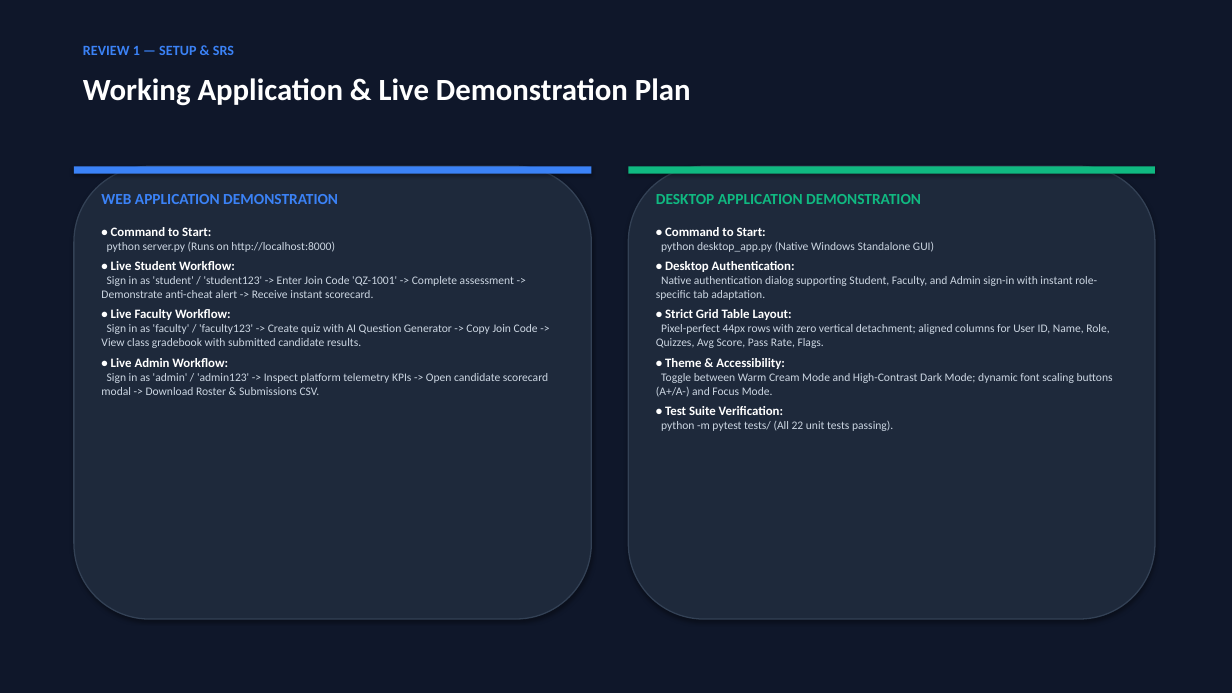
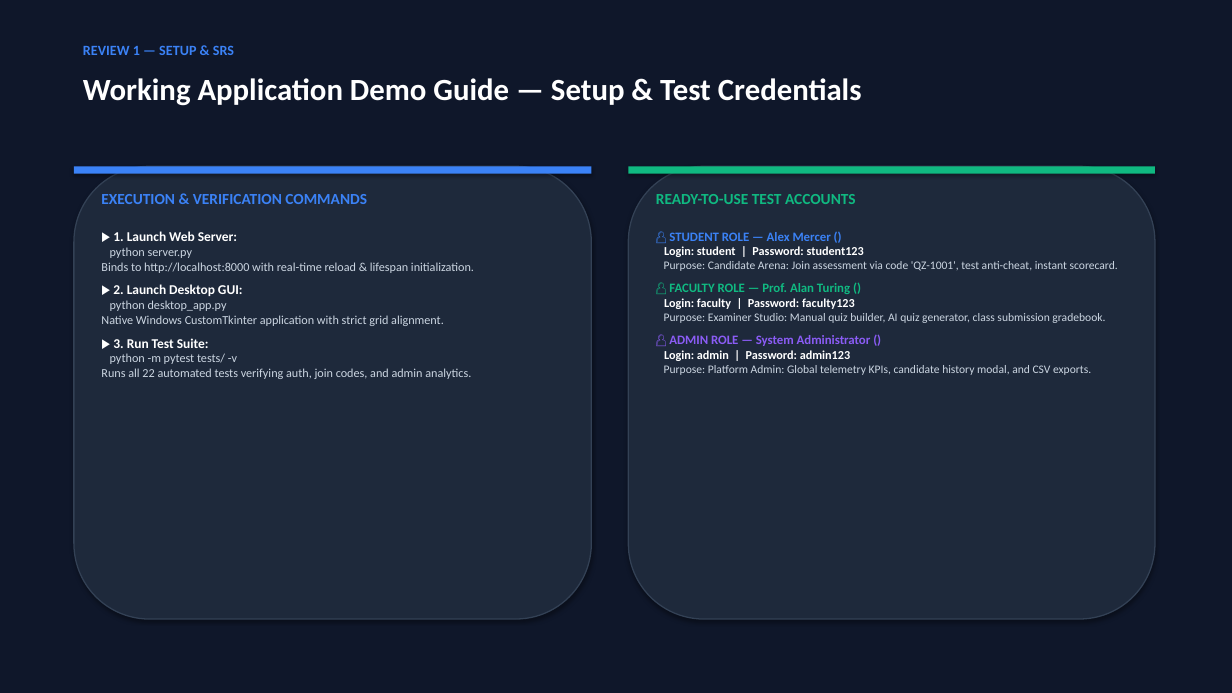
Before and after one commit to Vanshika071417/Online_Quiz_System, a slide deck: slide 12 of QuizSphere_Review_1_Presentation.pptx (slide 10 before the commit). Drawn at 1232x693 pixels with LibreOffice and Linux fonts; fonts in the diff are those of the drawing. Boxes give left, top, right and bottom in pixels: in the first picture for what was removed or moved away, otherwise in the second. Text is boxed around its words. In the diff, an @@ line names an element or a change of style, - is before the commit and + after.

Commit message:
docs: embed comprehensive SRS and Working App Demo Guide directly into PPT presentation

```diff
--- a/QuizSphere_Review_1_Presentation.pptx
+++ b/QuizSphere_Review_1_Presentation.pptx
@@ text at <box>83,78,862,106</box>: text changed @@
-Working Application & Live Demonstration Plan
+Working Application Demo Guide — Setup & Test Credentials
@@ text at <box>101,194,474,379</box>: text changed; size 9 to 9.5 pt @@
-WEB APPLICATION DEMONSTRATION
-• Command to Start:
-python server.py (Runs on http://localhost:8000)
-• Live Student Workflow:
-Sign in as 'student' / 'student123' -> Enter Join Code 'QZ-1001' -> Complete assessment -> Demonstrate anti-cheat alert -> Receive instant scorecard.
-• Live Faculty Workflow:
-Sign in as 'faculty' / 'faculty123' -> Create quiz with AI Question Generator -> Copy Join Code -> View class gradebook with submitted candidate results.
-• Live Admin Workflow:
-Sign in as 'admin' / 'admin123' -> Inspect platform telemetry KPIs -> Open candidate scorecard modal -> Download Roster & Submissions CSV.
+EXECUTION & VERIFICATION COMMANDS
+▶ 1. Launch Web Server:
+python server.py
+Binds to http://localhost:8000 with real-time reload & lifespan initialization.
+▶ 2. Launch Desktop GUI:
+python desktop_app.py
+Native Windows CustomTkinter application with strict grid alignment.
+▶ 3. Run Test Suite:
+python -m pytest tests/ -v
+Runs all 22 automated tests verifying auth, join codes, and admin analytics.
@@ text at <box>656,194,1118,375</box>: text changed @@
-DESKTOP APPLICATION DEMONSTRATION
-• Command to Start:
-python desktop_app.py (Native Windows Standalone GUI)
-• Desktop Authentication:
-Native authentication dialog supporting Student, Faculty, and Admin sign-in with instant role-specific tab adaptation.
-• Strict Grid Table Layout:
-Pixel-perfect 44px rows with zero vertical detachment; aligned columns for User ID, Name, Role, Quizzes, Avg Score, Pass Rate, Flags.
-• Theme & Accessibility:
-Toggle between Warm Cream Mode and High-Contrast Dark Mode; dynamic font scaling buttons (A+/A-) and Focus Mode.
-• Test Suite Verification:
-python -m pytest tests/ (All 22 unit tests passing).
+READY-TO-USE TEST ACCOUNTS
+👤 STUDENT ROLE — Alex Mercer ()
+Login: student | Password: student123
+Purpose: Candidate Arena: Join assessment via code 'QZ-1001', test anti-cheat, instant scorecard.
+👤 FACULTY ROLE — Prof. Alan Turing ()
+Login: faculty | Password: faculty123
+Purpose: Examiner Studio: Manual quiz builder, AI quiz generator, class submission gradebook.
+👤 ADMIN ROLE — System Administrator ()
+Login: admin | Password: admin123
+Purpose: Platform Admin: Global telemetry KPIs, candidate history modal, and CSV exports.
```
Also in this commit, not shown: 1 other slide changed, 4 slides added, 1 slide removed, 2 other files.
